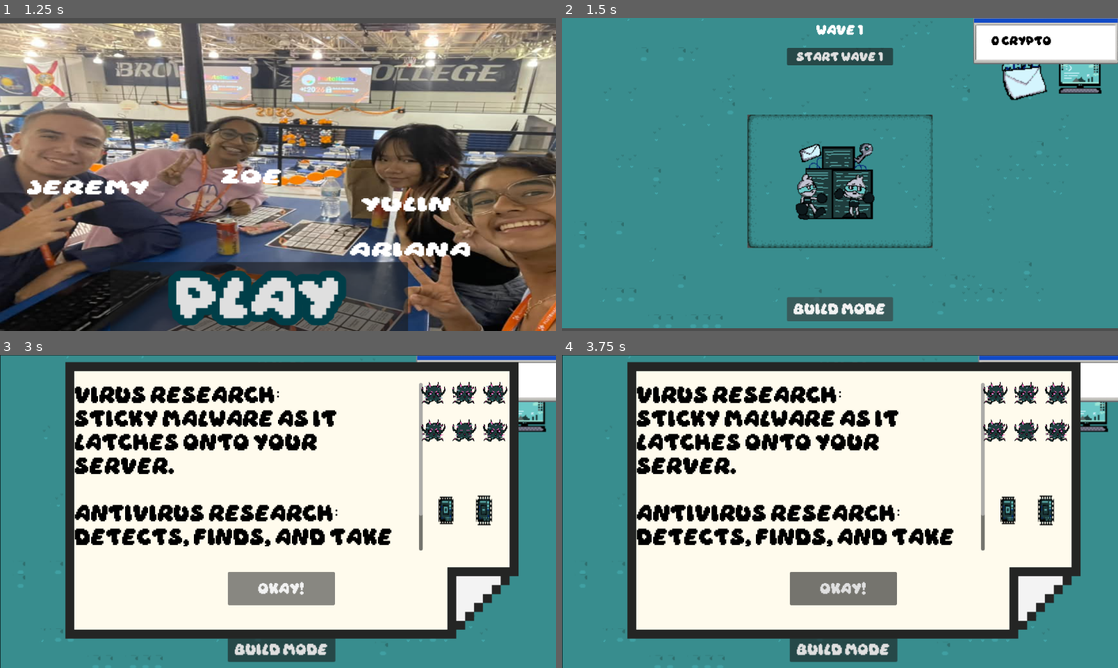
Above: before the commit, frames 1-4 (two rows, left to right).
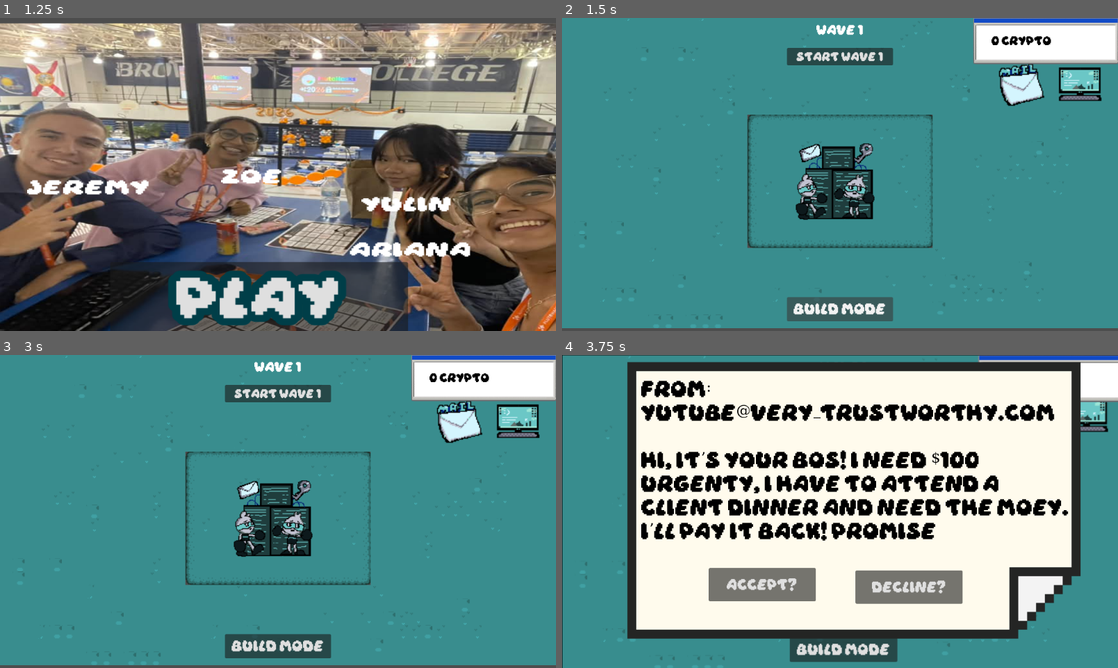
Above: after the commit, the same moments.

Repository: zoebiscuit/You-veGotMal
Game: Godot game, scene res://home_screen.tscn
Same seed, same stepped clock (60 frames per second), same inputs: the game is played once before the commit and once after it.
Inputs (mouse positions are in pixels of both pictures, inside the frame that each line leads up to; where the layout moved, square brackets give the same spot in the first picture):
- Up to frame 1 (1.25 s): click "Credits" at 0.5 s
- Up to frame 2 (1.5 s): click "play" at 1.25 s
- Up to frame 3 (3 s): click (522, 423) [522, 417] at 2 s; click "okay!" at 2.75 s
- Up to frame 4 (3.75 s): click (1023, 426) at 3.52 s

Frame 1 is identical in both runs. In frame 2, 1.4% of the frame differs, in the area x 78-98%, y 14-29%; in frame 3, 73%, in the area x 0-100%, y 0-100%; in frame 4, 23%.

Commit message:
fixed emails and information doc with the help of zoe
zoe is the bestttttttttt

Diff:
--- a/you've-got-mail/computer.gd
+++ b/you've-got-mail/computer.gd
@@ -1,15 +1,16 @@
 extends TextureButton
 
-
-# Called when the node enters the scene tree for the first time.
-func _ready() -> void:
-	pass # Replace with function body.
-
-
-# Called every frame. 'delta' is the elapsed time since the previous frame.
-func _process(delta: float) -> void:
-	pass
-
+@export var information_scene: PackedScene = preload("res://information.tscn")
 
 func _on_pressed() -> void:
-	get_tree().change_scene_to_file("res://information.tscn") # Replace with function body.
+	if information_scene == null:
+		return
+	var root := get_tree().current_scene
+	if root == null:
+		return
+	if root.get_node_or_null("information") != null:
+		return
+	var info_instance := information_scene.instantiate()
+	if info_instance == null:
+		return
+	root.add_child(info_instance)
--- /dev/null
+++ b/you've-got-mail/email_event_manager.gd
@@ -0,0 +1,83 @@
+extends Node
+
+signal email_event_finished
+
+@export_node_path("Button") var start_wave_button_path: NodePath = ^"../BuildModeUI/StartWaveButton"
+@export var mail_scene_paths: Array[String] = [
+	"res://mail-1.tscn",
+	"res://mail-2.tscn",
+	"res://mail-3.tscn"
+]
+
+@onready var start_wave_button: Button = get_node_or_null(start_wave_button_path)
+
+var _active_mail: CanvasLayer = null
+var _awaiting_response := false
+var _correct_answers := {
+	"res://mail-1.tscn": "decline",
+	"res://mail-2.tscn": "decline",
+	"res://mail-3.tscn": "accept"
+}
+
+func show_random_email_event() -> void:
+	if _awaiting_response or _active_mail != null:
+		return
+	if mail_scene_paths.is_empty():
+		emit_signal("email_event_finished")
+		return
+	if start_wave_button != null:
+		start_wave_button.visible = false
+	Global.gameplay_paused = true
+	var scene_path: String = mail_scene_paths[randi() % mail_scene_paths.size()]
+	var packed: PackedScene = load(scene_path) as PackedScene
+	if packed == null:
+		Global.gameplay_paused = false
+		emit_signal("email_event_finished")
+		return
+	var instance := packed.instantiate()
+	if instance == null:
+		Global.gameplay_paused = false
+		emit_signal("email_event_finished")
+		return
+	_active_mail = CanvasLayer.new()
+	_active_mail.name = "ActiveEmailEvent"
+	_active_mail.process_mode = Node.PROCESS_MODE_ALWAYS
+	get_tree().current_scene.add_child(_active_mail)
+	_active_mail.add_child(instance)
+	if instance is Node:
+		(instance as Node).process_mode = Node.PROCESS_MODE_ALWAYS
+		for child in (instance as Node).get_children():
+			if child is Node:
+				child.process_mode = Node.PROCESS_MODE_ALWAYS
+	_awaiting_response = true
+	_wire_mail_buttons(instance, scene_path)
+
+func _wire_mail_buttons(instance: Node, scene_path: String) -> void:
+	var accept_button := instance.get_node_or_null("Accept") as Button
+	var decline_button := instance.get_node_or_null("Decline") as Button
+	if accept_button != null:
+		accept_button.process_mode = Node.PROCESS_MODE_ALWAYS
+		accept_button.pressed.connect(func() -> void:
+			_resolve_email_choice(scene_path, "accept")
+		, CONNECT_ONE_SHOT)
+	if decline_button != null:
+		decline_button.process_mode = Node.PROCESS_MODE_ALWAYS
+		decline_button.pressed.connect(func() -> void:
+			_resolve_email_choice(scene_path, "decline")
+		, CONNECT_ONE_SHOT)
+
+func _resolve_email_choice(scene_path: String, choice: String) -> void:
+	if not _awaiting_response:
+		return
+	_awaiting_response = false
+	var correct_choice: String = str(_correct_answers.get(scene_path, "decline"))
+	var current_crypto: float = float(Global.GlobalCrypto)
+	if choice == correct_choice:
+		Global.GlobalCrypto = int(round(current_crypto * 1.5))
+	else:
+		Global.GlobalCrypto = max(0, int(round(current_crypto * 0.5)))
+	Global.gameplay_paused = false
+	if _active_mail != null and is_instance_valid(_active_mail):
+		_active_mail.queue_free()
+	_active_mail = null
+	emit_signal("email_event_finished")
--- /dev/null
+++ b/you've-got-mail/information.gd
@@ -0,0 +1,15 @@
+extends CanvasLayer
+
+func _ready() -> void:
+	process_mode = Node.PROCESS_MODE_ALWAYS
+	for child in get_children():
+		if child is Node:
+			child.process_mode = Node.PROCESS_MODE_ALWAYS
+	var button := get_node_or_null("Accept") as Button
+	if button != null and not button.pressed.is_connected(_on_accept_pressed):
+		button.pressed.connect(_on_accept_pressed)
+	Global.gameplay_paused = true
+
+func _on_accept_pressed() -> void:
+	Global.gameplay_paused = false
+	queue_free()
--- a/you've-got-mail/information.tscn
+++ b/you've-got-mail/information.tscn
@@ -1,11 +1,13 @@
-[gd_scene format=3 uid="uid://uqy7liojbdht"]
+[gd_scene load_steps=5 format=3 uid="uid://uqy7liojbdht"]
 
+[ext_resource type="Script" path="res://information.gd" id="1_script"]
 [ext_resource type="Texture2D" uid="uid://bftmxddejhitf" path="res://assets/Untitled design(23).png" id="1_oip44"]
 [ext_resource type="FontFile" uid="uid://bptxx8dp13ssw" path="res://daydream_3/Daydream DEMO.otf" id="2_jaie5"]
 [ext_resource type="Texture2D" uid="uid://c0axvhxfl0ad5" path="res://assets/Idle.png" id="3_k51pg"]
 [ext_resource type="Texture2D" uid="uid://7oxdlprlhsfn" path="res://assets/antivirus.png" id="4_v40gd"]
 
-[node name="information" type="Node2D" unique_id=419364002]
+[node name="information" type="CanvasLayer" unique_id=419364002]
+script = ExtResource("1_script")
 
 [node name="TextureRect" type="TextureRect" parent="." unique_id=212309950]
 offset_right = 1920.0
--- a/you've-got-mail/new_game.tscn
+++ b/you've-got-mail/new_game.tscn
@@ -6,7 +6,8 @@
 [ext_resource type="FontFile" uid="uid://bptxx8dp13ssw" path="res://daydream_3/Daydream DEMO.otf" id="4_ned08"]
 [ext_resource type="Script" uid="uid://cft1fc8aghryt" path="res://enemy_spawner.gd" id="5_enemy_spawner"]
 [ext_resource type="PackedScene" uid="uid://n5s0008v6wmi" path="res://crypto_tracker.tscn" id="6_crypto_tracker"]
-[ext_resource type="Script" path="res://wave_manager.gd" id="7_wave_manager"]
+[ext_resource type="Script" uid="uid://danm0vlqko7ta" path="res://wave_manager.gd" id="7_wave_manager"]
+[ext_resource type="Script" path="res://email_event_manager.gd" id="8_email_manager"]
 [ext_resource type="Texture2D" uid="uid://b17rty1k5kdp1" path="res://assets/computer(2).png" id="8_pf0ge"]
 [ext_resource type="Script" uid="uid://cb46aoror22x6" path="res://computer.gd" id="9_4hap0"]
 [ext_resource type="Texture2D" uid="uid://dgha2k381mky0" path="res://assets/mail.png" id="10_0p8tw"]
@@ -61,6 +62,9 @@
 [node name="WaveManager" type="Node" parent="." unique_id=2000000003]
 script = ExtResource("7_wave_manager")
 
+[node name="EmailEventManager" type="Node" parent="." unique_id=2000000005]
+script = ExtResource("8_email_manager")
+
 [node name="BuildModeUI" type="CanvasLayer" parent="." unique_id=1701032887]
 
 [node name="WaveLabel" type="Label" parent="BuildModeUI" unique_id=2000000001]
@@ -178,18 +182,18 @@
 
 [node name="Computer" type="TextureButton" parent="." unique_id=183942433]
 offset_left = 1022.0
-offset_top = 95.0
+offset_top = 110.0
 offset_right = 1086.0
-offset_bottom = 159.0
+offset_bottom = 174.0
 scale = Vector2(1.7582364, 1.7339572)
 texture_normal = ExtResource("8_pf0ge")
 script = ExtResource("9_4hap0")
 
 [node name="Mailbox" type="TextureButton" parent="." unique_id=1503581726]
-offset_left = 898.00006
-offset_top = 92.0
-offset_right = 962.00006
-offset_bottom = 156.0
+offset_left = 892.0
+offset_top = 104.0
+offset_right = 956.0
+offset_bottom = 168.0
 scale = Vector2(2.075999, 2.0681558)
 texture_normal = ExtResource("10_0p8tw")
 script = ExtResource("11_oqwd7")
--- a/you've-got-mail/wave_manager.gd
+++ b/you've-got-mail/wave_manager.gd
@@ -12,6 +12,7 @@
 }
 
 @export_node_path("Node") var enemy_spawner_path: NodePath = ^"../EnemySpawner"
+@export_node_path("Node") var email_event_manager_path: NodePath = ^"../EmailEventManager"
 @export_node_path("Button") var start_wave_button_path: NodePath = ^"../BuildModeUI/StartWaveButton"
 @export_node_path("Label") var wave_label_path: NodePath = ^"../BuildModeUI/WaveLabel"
 @export_node_path("ProgressBar") var wave_progress_bar_path: NodePath = ^"../BuildModeUI/WaveProgressBar"
@@ -24,6 +25,7 @@
 @export var base_enemy_damage: float = 10.0
 
 @onready var enemy_spawner: Node = get_node_or_null(enemy_spawner_path)
+@onready var email_event_manager: Node = get_node_or_null(email_event_manager_path)
 @onready var start_wave_button: Button = get_node_or_null(start_wave_button_path)
 @onready var wave_label: Label = get_node_or_null(wave_label_path)
 @onready var wave_progress_bar: ProgressBar = get_node_or_null(wave_progress_bar_path)
@@ -41,6 +43,8 @@
 	Global.GlobalWaves = current_wave
 	if start_wave_button != null and not start_wave_button.pressed.is_connected(_on_start_wave_pressed):
 		start_wave_button.pressed.connect(_on_start_wave_pressed)
+	if email_event_manager != null and email_event_manager.has_signal("email_event_finished") and not email_event_manager.email_event_finished.is_connected(_on_email_event_finished):
+		email_event_manager.email_event_finished.connect(_on_email_event_finished)
 	_update_ui()
 
 func _on_start_wave_pressed() -> void:
@@ -154,11 +158,12 @@
 	Global.GlobalWaves = current_wave
 	if start_wave_button != null:
 		start_wave_button.text = "Start Wave %d" % current_wave
-		start_wave_button.visible = true
-	emit_signal("wave_cleared", current_wave)
-	_update_ui()
-	state = WaveState.WAITING
-	_update_ui()
+		start_wave_button.visible = false
+	_update_ui()
+	if email_event_manager != null and email_event_manager.has_method("show_random_email_event"):
+		email_event_manager.show_random_email_event()
+	else:
+		_on_email_event_finished()
 
 func _heal_all_structures_after_wave() -> void:
 	var level := get_parent()
@@ -186,13 +191,24 @@
 			if structure.has_method("_update_health_bar"):
 				structure.call("_update_health_bar")
 
+func _on_email_event_finished() -> void:
+	if start_wave_button != null:
+		start_wave_button.text = "Start Wave %d" % current_wave
+		start_wave_button.visible = true
+	emit_signal("wave_cleared", current_wave)
+	state = WaveState.WAITING
+	_update_ui()
+
 func _update_ui() -> void:
 	var enemies_remaining: int = max(0, (_enemies_to_spawn - _enemies_spawned) + _get_active_enemy_count()) if state == WaveState.SPAWNING else _get_active_enemy_count()
 	var total_wave_enemies: int = max(_enemies_to_spawn, get_enemy_count_for_wave(current_wave))
 	var enemies_cleared: int = max(0, total_wave_enemies - enemies_remaining) if state == WaveState.SPAWNING or state == WaveState.IN_PROGRESS else 0
 	if start_wave_button != null:
 		start_wave_button.text = "Start Wave %d" % current_wave
-		start_wave_button.visible = state == WaveState.WAITING or state == WaveState.CLEARED
+		if email_event_manager != null and email_event_manager.get("_awaiting_response"):
+			start_wave_button.visible = false
+		else:
+			start_wave_button.visible = state == WaveState.WAITING or state == WaveState.CLEARED
 	if wave_label != null:
 		wave_label.text = "Wave %d" % current_wave
 	if wave_progress_bar != null:
Not shown, changed: you've-got-mail/addons/godot_agent/conversations/003b03671715.json
Not shown, added: you've-got-mail/email_event_manager.gd.uid
Not shown, added: you've-got-mail/information.gd.uid
